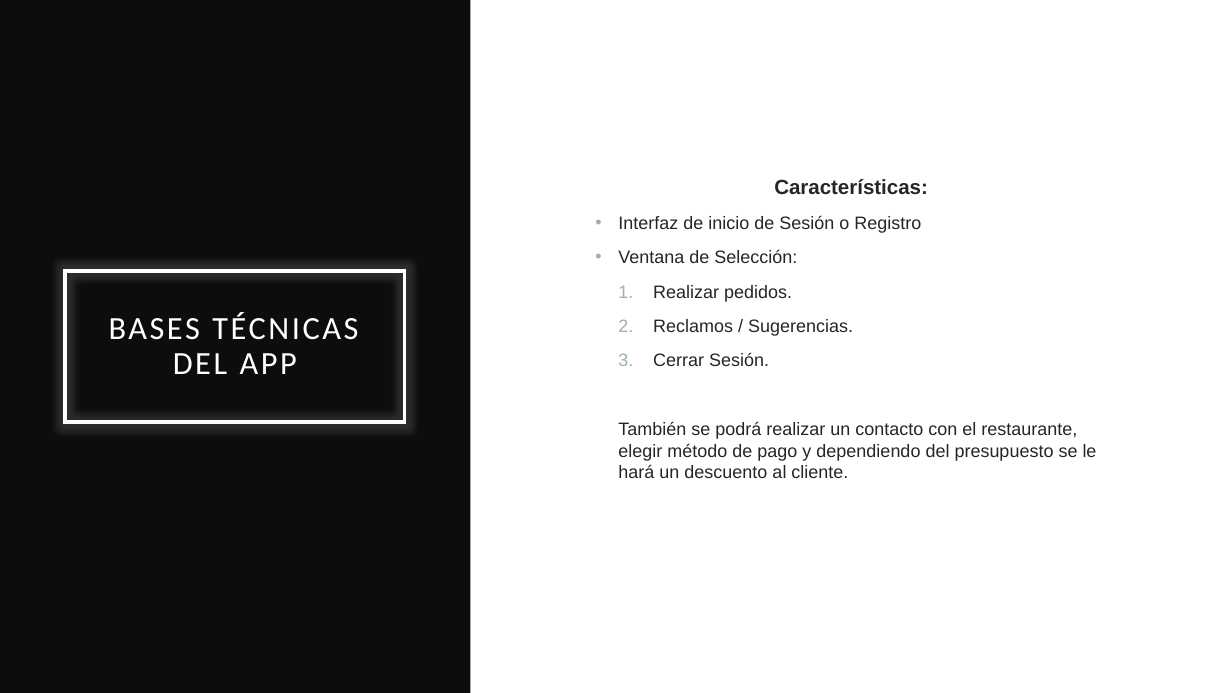
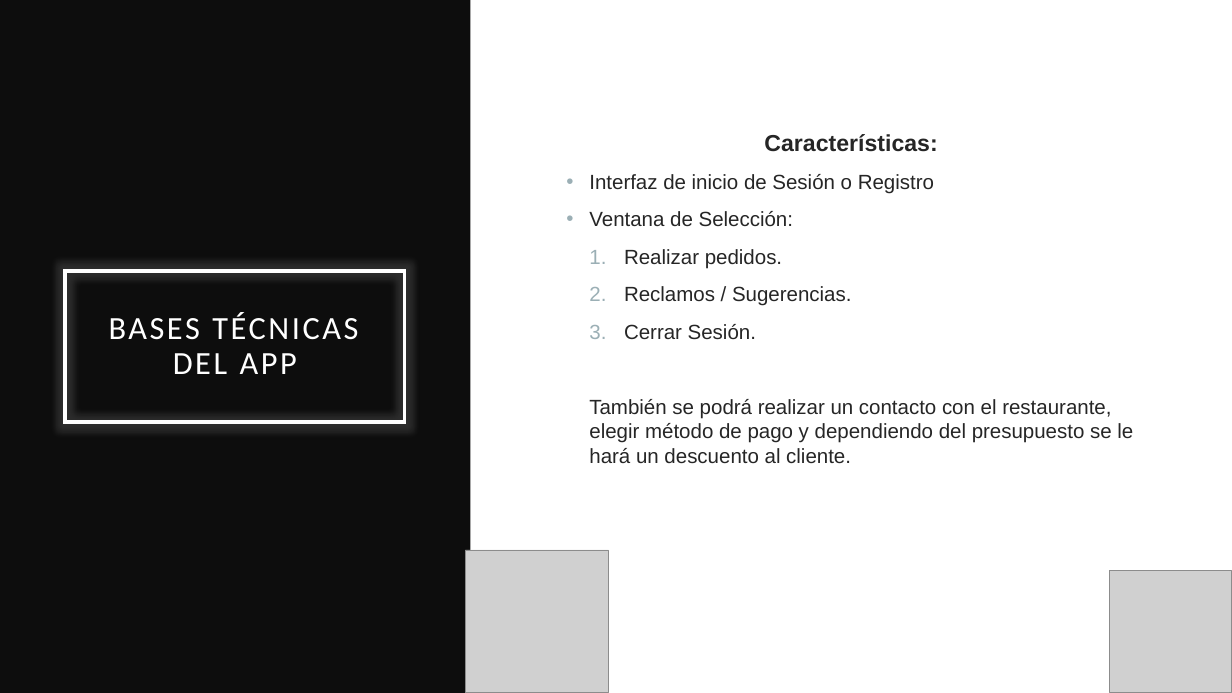
Before and after one commit to Brandruiz7/JustEatsCR, a slide deck: slide 5 of Material Complementario/Just Eats CR.pptx. Drawn at 1232x693 pixels with LibreOffice and Linux fonts; fonts in the diff are those of the drawing; grey boxes stand for pictures. Boxes give left, top, right and bottom in pixels: in the first picture for what was removed or moved away, otherwise in the second. Text is boxed around its words. In the diff, an @@ line names an element or a change of style, - is before the commit and + after.

```diff
--- a/Material Complementario/Just Eats CR.pptx
+++ b/Material Complementario/Just Eats CR.pptx
@@ text "Características:": place and size @@
-text "Características:" at [618, 179, 1097, 478]
+text "Características:" at [589, 134, 1133, 463]
@@ text "Características:" at [589, 134, 1133, 463]: size 16 to 18 pt in "Características:"; size 14 to 16 pt @@
@@ picture added at [466, 550, 609, 693] @@
@@ picture added at [1110, 571, 1232, 693] @@
```
Also in this commit, not shown: 2 slides added.
